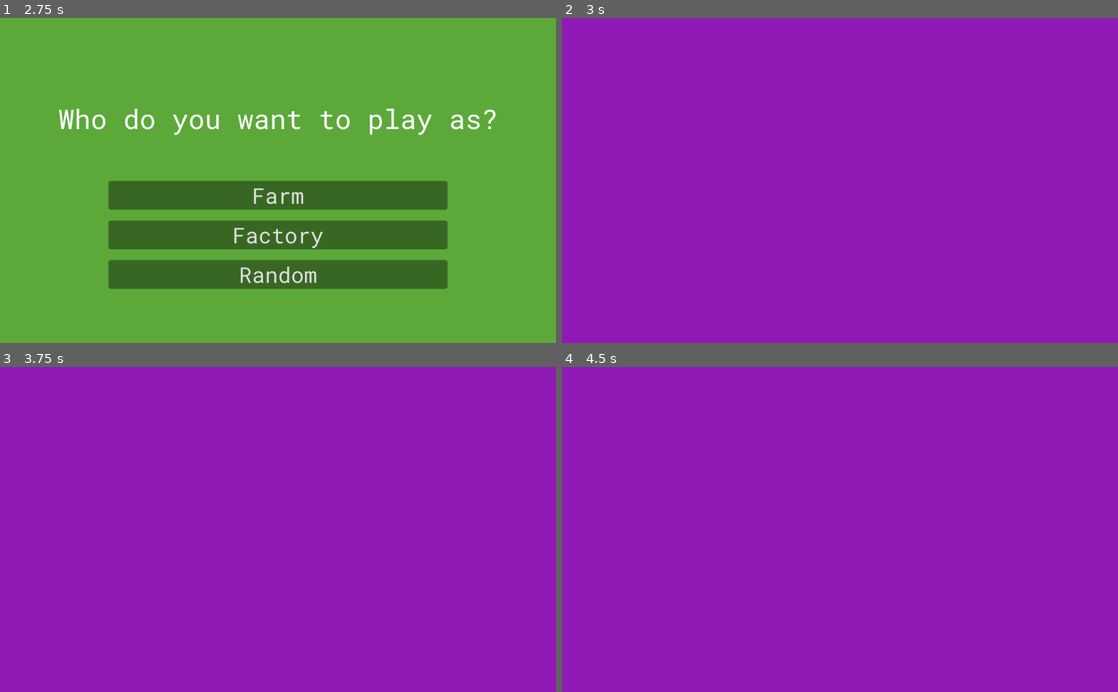
Above: before the commit, frames 1-4 (two rows, left to right).
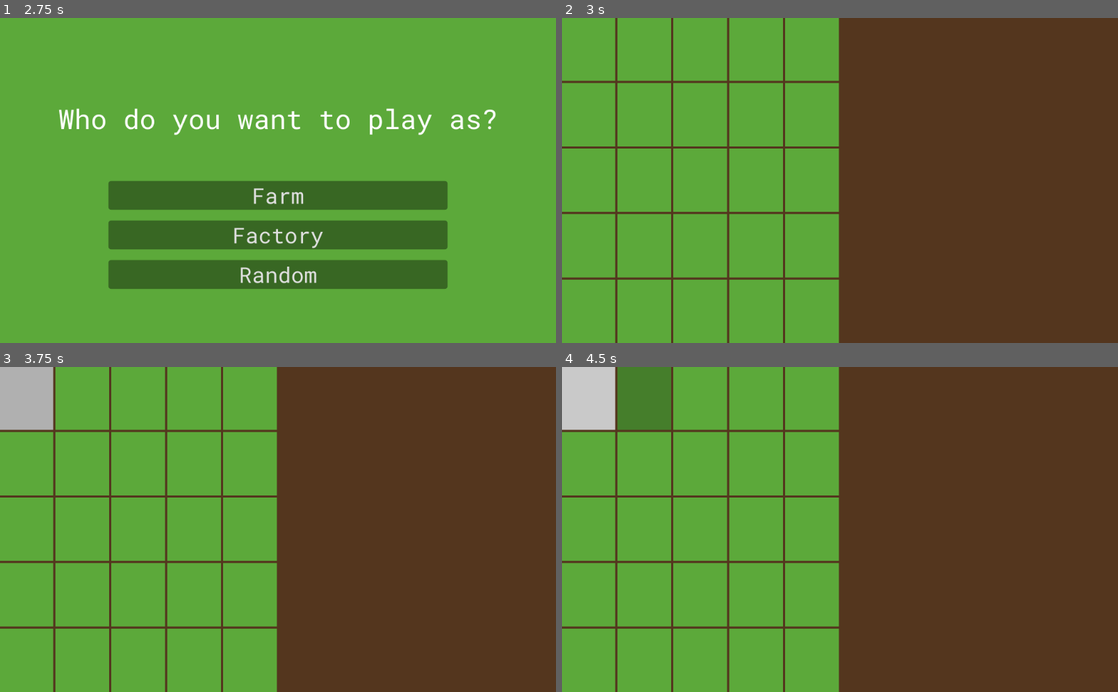
Above: after the commit, the same moments.

Repository: NicoleTomaszewski/GreenVsGreed
Game: Godot game, scene res://Scenes/Start Menu.tscn
Same seed, same stepped clock (60 frames per second), same inputs: the game is played once before the commit and once after it. The project has no main scene, so this scene is started directly.
Inputs (mouse positions are in pixels of both pictures, inside the frame that each line leads up to):
- Up to frame 1 (2.75 s): click "Create Game" at 0.5 s; click (278, 131) at 1.27 s; type "Alex" at 1.35 s; click (278, 216) at 1.5 s; type "12" at 1.58 s; click "Submit" at 2 s
- Up to frame 2 (3 s): click "Farm" at 2.75 s
- Up to frame 3 (3.75 s): click (27, 399) at 3.52 s
- Up to frame 4 (4.5 s): click (645, 399) at 4.27 s

Frame 1 is identical in both runs. In frame 2, 100% of the frame differs, in the area x 0-100%, y 0-100%; in frame 3, 100%; in frame 4, 100%.

Commit message:
beginnings of new tiles

Diff:
--- a/Scenes/Test Game.tscn
+++ b/Scenes/Test Game.tscn
@@ -1,8 +1,369 @@
-[gd_scene format=2]
+[gd_scene load_steps=5 format=2]
+
+[ext_resource path="res://Scripts/Test Game.gd" type="Script" id=1]
+
+[sub_resource type="StyleBoxFlat" id=1]
+bg_color = Color( 0.270588, 0.494118, 0.168627, 1 )
+
+[sub_resource type="StyleBoxFlat" id=2]
+bg_color = Color( 0.176471, 0.329412, 0.109804, 1 )
+
+[sub_resource type="StyleBoxFlat" id=3]
+bg_color = Color( 0.360784, 0.662745, 0.227451, 1 )
 
 [node name="Test Game" type="Node2D"]
-
-[node name="ColorRect" type="ColorRect" parent="."]
+script = ExtResource( 1 )
+
+[node name="ColorRect2" type="ColorRect" parent="."]
 margin_right = 1024.0
 margin_bottom = 600.0
-color = Color( 0.568627, 0.101961, 0.717647, 1 )
+color = Color( 0.329412, 0.211765, 0.117647, 1 )
+
+[node name="HBoxContainer" type="HBoxContainer" parent="."]
+margin_right = 1024.0
+margin_bottom = 600.0
+size_flags_horizontal = 3
+size_flags_vertical = 3
+
+[node name="Grid" type="VBoxContainer" parent="HBoxContainer"]
+margin_right = 510.0
+margin_bottom = 600.0
+size_flags_horizontal = 3
+size_flags_vertical = 3
+
+[node name="A 1-5" type="HBoxContainer" parent="HBoxContainer/Grid"]
+margin_right = 510.0
+margin_bottom = 116.0
+size_flags_horizontal = 3
+size_flags_vertical = 3
+
+[node name="A1" type="Button" parent="HBoxContainer/Grid/A 1-5"]
+margin_right = 98.0
+margin_bottom = 116.0
+focus_mode = 0
+size_flags_horizontal = 3
+size_flags_vertical = 3
+custom_styles/hover = SubResource( 1 )
+custom_styles/pressed = SubResource( 2 )
+custom_styles/normal = SubResource( 3 )
+
+[node name="A2" type="Button" parent="HBoxContainer/Grid/A 1-5"]
+margin_left = 102.0
+margin_right = 201.0
+margin_bottom = 116.0
+focus_mode = 0
+size_flags_horizontal = 3
+size_flags_vertical = 3
+custom_styles/hover = SubResource( 1 )
+custom_styles/pressed = SubResource( 2 )
+custom_styles/normal = SubResource( 3 )
+
+[node name="A3" type="Button" parent="HBoxContainer/Grid/A 1-5"]
+margin_left = 205.0
+margin_right = 304.0
+margin_bottom = 116.0
+focus_mode = 0
+size_flags_horizontal = 3
+size_flags_vertical = 3
+custom_styles/hover = SubResource( 1 )
+custom_styles/pressed = SubResource( 2 )
+custom_styles/normal = SubResource( 3 )
+
+[node name="A4" type="Button" parent="HBoxContainer/Grid/A 1-5"]
+margin_left = 308.0
+margin_right = 407.0
+margin_bottom = 116.0
+focus_mode = 0
+size_flags_horizontal = 3
+size_flags_vertical = 3
+custom_styles/hover = SubResource( 1 )
+custom_styles/pressed = SubResource( 2 )
+custom_styles/normal = SubResource( 3 )
+
+[node name="A5" type="Button" parent="HBoxContainer/Grid/A 1-5"]
+margin_left = 411.0
+margin_right = 510.0
+margin_bottom = 116.0
+focus_mode = 0
+size_flags_horizontal = 3
+size_flags_vertical = 3
+custom_styles/hover = SubResource( 1 )
+custom_styles/pressed = SubResource( 2 )
+custom_styles/normal = SubResource( 3 )
+
+[node name="B 1-5" type="HBoxContainer" parent="HBoxContainer/Grid"]
+margin_top = 120.0
+margin_right = 510.0
+margin_bottom = 237.0
+size_flags_horizontal = 3
+size_flags_vertical = 3
+
+[node name="B1" type="Button" parent="HBoxContainer/Grid/B 1-5"]
+margin_right = 98.0
+margin_bottom = 117.0
+focus_mode = 0
+size_flags_horizontal = 3
+size_flags_vertical = 3
+custom_styles/hover = SubResource( 1 )
+custom_styles/pressed = SubResource( 2 )
+custom_styles/normal = SubResource( 3 )
+
+[node name="B2" type="Button" parent="HBoxContainer/Grid/B 1-5"]
+margin_left = 102.0
+margin_right = 201.0
+margin_bottom = 117.0
+focus_mode = 0
+size_flags_horizontal = 3
+size_flags_vertical = 3
+custom_styles/hover = SubResource( 1 )
+custom_styles/pressed = SubResource( 2 )
+custom_styles/normal = SubResource( 3 )
+
+[node name="B3" type="Button" parent="HBoxContainer/Grid/B 1-5"]
+margin_left = 205.0
+margin_right = 304.0
+margin_bottom = 117.0
+focus_mode = 0
+size_flags_horizontal = 3
+size_flags_vertical = 3
+custom_styles/hover = SubResource( 1 )
+custom_styles/pressed = SubResource( 2 )
+custom_styles/normal = SubResource( 3 )
+
+[node name="B4" type="Button" parent="HBoxContainer/Grid/B 1-5"]
+margin_left = 308.0
+margin_right = 407.0
+margin_bottom = 117.0
+focus_mode = 0
+size_flags_horizontal = 3
+size_flags_vertical = 3
+custom_styles/hover = SubResource( 1 )
+custom_styles/pressed = SubResource( 2 )
+custom_styles/normal = SubResource( 3 )
+
+[node name="B5" type="Button" parent="HBoxContainer/Grid/B 1-5"]
+margin_left = 411.0
+margin_right = 510.0
+margin_bottom = 117.0
+focus_mode = 0
+size_flags_horizontal = 3
+size_flags_vertical = 3
+custom_styles/hover = SubResource( 1 )
+custom_styles/pressed = SubResource( 2 )
+custom_styles/normal = SubResource( 3 )
+
+[node name="C 1-5" type="HBoxContainer" parent="HBoxContainer/Grid"]
+margin_top = 241.0
+margin_right = 510.0
+margin_bottom = 358.0
+size_flags_horizontal = 3
+size_flags_vertical = 3
+
+[node name="C1" type="Button" parent="HBoxContainer/Grid/C 1-5"]
+margin_right = 98.0
+margin_bottom = 117.0
+focus_mode = 0
+size_flags_horizontal = 3
+size_flags_vertical = 3
+custom_styles/hover = SubResource( 1 )
+custom_styles/pressed = SubResource( 2 )
+custom_styles/normal = SubResource( 3 )
+
+[node name="C2" type="Button" parent="HBoxContainer/Grid/C 1-5"]
+margin_left = 102.0
+margin_right = 201.0
+margin_bottom = 117.0
+focus_mode = 0
+size_flags_horizontal = 3
+size_flags_vertical = 3
+custom_styles/hover = SubResource( 1 )
+custom_styles/pressed = SubResource( 2 )
+custom_styles/normal = SubResource( 3 )
+
+[node name="C3" type="Button" parent="HBoxContainer/Grid/C 1-5"]
+margin_left = 205.0
+margin_right = 304.0
+margin_bottom = 117.0
+focus_mode = 0
+size_flags_horizontal = 3
+size_flags_vertical = 3
+custom_styles/hover = SubResource( 1 )
+custom_styles/pressed = SubResource( 2 )
+custom_styles/normal = SubResource( 3 )
+
+[node name="C4" type="Button" parent="HBoxContainer/Grid/C 1-5"]
+margin_left = 308.0
+margin_right = 407.0
+margin_bottom = 117.0
+focus_mode = 0
+size_flags_horizontal = 3
+size_flags_vertical = 3
+custom_styles/hover = SubResource( 1 )
+custom_styles/pressed = SubResource( 2 )
+custom_styles/normal = SubResource( 3 )
+
+[node name="C5" type="Button" parent="HBoxContainer/Grid/C 1-5"]
+margin_left = 411.0
+margin_right = 510.0
+margin_bottom = 117.0
+focus_mode = 0
+size_flags_horizontal = 3
+size_flags_vertical = 3
+custom_styles/hover = SubResource( 1 )
+custom_styles/pressed = SubResource( 2 )
+custom_styles/normal = SubResource( 3 )
+
+[node name="D 1-5" type="HBoxContainer" parent="HBoxContainer/Grid"]
+margin_top = 362.0
+margin_right = 510.0
+margin_bottom = 479.0
+size_flags_horizontal = 3
+size_flags_vertical = 3
+
+[node name="D1" type="Button" parent="HBoxContainer/Grid/D 1-5"]
+margin_right = 98.0
+margin_bottom = 117.0
+focus_mode = 0
+size_flags_horizontal = 3
+size_flags_vertical = 3
+custom_styles/hover = SubResource( 1 )
+custom_styles/pressed = SubResource( 2 )
+custom_styles/normal = SubResource( 3 )
+
+[node name="D2" type="Button" parent="HBoxContainer/Grid/D 1-5"]
+margin_left = 102.0
+margin_right = 201.0
+margin_bottom = 117.0
+focus_mode = 0
+size_flags_horizontal = 3
+size_flags_vertical = 3
+custom_styles/hover = SubResource( 1 )
+custom_styles/pressed = SubResource( 2 )
+custom_styles/normal = SubResource( 3 )
+
+[node name="D3" type="Button" parent="HBoxContainer/Grid/D 1-5"]
+margin_left = 205.0
+margin_right = 304.0
+margin_bottom = 117.0
+focus_mode = 0
+size_flags_horizontal = 3
+size_flags_vertical = 3
+custom_styles/hover = SubResource( 1 )
+custom_styles/pressed = SubResource( 2 )
+custom_styles/normal = SubResource( 3 )
+
+[node name="D4" type="Button" parent="HBoxContainer/Grid/D 1-5"]
+margin_left = 308.0
+margin_right = 407.0
+margin_bottom = 117.0
+focus_mode = 0
+size_flags_horizontal = 3
+size_flags_vertical = 3
+custom_styles/hover = SubResource( 1 )
+custom_styles/pressed = SubResource( 2 )
+custom_styles/normal = SubResource( 3 )
+
+[node name="D5" type="Button" parent="HBoxContainer/Grid/D 1-5"]
+margin_left = 411.0
+margin_right = 510.0
+margin_bottom = 117.0
+focus_mode = 0
+size_flags_horizontal = 3
+size_flags_vertical = 3
+custom_styles/hover = SubResource( 1 )
+custom_styles/pressed = SubResource( 2 )
+custom_styles/normal = SubResource( 3 )
+
+[node name="E 1-5" type="HBoxContainer" parent="HBoxContainer/Grid"]
+margin_top = 483.0
+margin_right = 510.0
+margin_bottom = 600.0
+size_flags_horizontal = 3
+size_flags_vertical = 3
+
+[node name="E1" type="Button" parent="HBoxContainer/Grid/E 1-5"]
+margin_right = 98.0
+margin_bottom = 117.0
+focus_mode = 0
+size_flags_horizontal = 3
+size_flags_vertical = 3
+custom_styles/hover = SubResource( 1 )
+custom_styles/pressed = SubResource( 2 )
+custom_styles/normal = SubResource( 3 )
+
+[node name="E2" type="Button" parent="HBoxContainer/Grid/E 1-5"]
+margin_left = 102.0
+margin_right = 201.0
+margin_bottom = 117.0
+focus_mode = 0
+size_flags_horizontal = 3
+size_flags_vertical = 3
+custom_styles/hover = SubResource( 1 )
+custom_styles/pressed = SubResource( 2 )
+custom_styles/normal = SubResource( 3 )
+
+[node name="E3" type="Button" parent="HBoxContainer/Grid/E 1-5"]
+margin_left = 205.0
+margin_right = 304.0
+margin_bottom = 117.0
+focus_mode = 0
+size_flags_horizontal = 3
+size_flags_vertical = 3
+custom_styles/hover = SubResource( 1 )
+custom_styles/pressed = SubResource( 2 )
+custom_styles/normal = SubResource( 3 )
+
+[node name="E4" type="Button" parent="HBoxContainer/Grid/E 1-5"]
+margin_left = 308.0
+margin_right = 407.0
+margin_bottom = 117.0
+focus_mode = 0
+size_flags_horizontal = 3
+size_flags_vertical = 3
+custom_styles/hover = SubResource( 1 )
+custom_styles/pressed = SubResource( 2 )
+custom_styles/normal = SubResource( 3 )
+
+[node name="E5" type="Button" parent="HBoxContainer/Grid/E 1-5"]
+margin_left = 411.0
+margin_right = 510.0
+margin_bottom = 117.0
+focus_mode = 0
+size_flags_horizontal = 3
+size_flags_vertical = 3
+custom_styles/hover = SubResource( 1 )
+custom_styles/pressed = SubResource( 2 )
+custom_styles/normal = SubResource( 3 )
+
+[node name="UI" type="VBoxContainer" parent="HBoxContainer"]
+margin_left = 514.0
+margin_right = 1024.0
+margin_bottom = 600.0
+size_flags_horizontal = 3
+size_flags_vertical = 3
+
+[connection signal="button_up" from="HBoxContainer/Grid/A 1-5/A1" to="." method="_on_A1_button_up"]
+[connection signal="button_up" from="HBoxContainer/Grid/A 1-5/A2" to="." method="_on_A2_button_up"]
+[connection signal="button_up" from="HBoxContainer/Grid/A 1-5/A3" to="." method="_on_A3_button_up"]
+[connection signal="button_up" from="HBoxContainer/Grid/A 1-5/A4" to="." method="_on_A4_button_up"]
+[connection signal="button_up" from="HBoxContainer/Grid/A 1-5/A5" to="." method="_on_A5_button_up"]
+[connection signal="button_up" from="HBoxContainer/Grid/B 1-5/B1" to="." method="_on_B1_button_up"]
+[connection signal="button_up" from="HBoxContainer/Grid/B 1-5/B2" to="." method="_on_B2_button_up"]
+[connection signal="button_up" from="HBoxContainer/Grid/B 1-5/B3" to="." method="_on_B3_button_up"]
+[connection signal="button_up" from="HBoxContainer/Grid/B 1-5/B4" to="." method="_on_B4_button_up"]
+[connection signal="button_up" from="HBoxContainer/Grid/B 1-5/B5" to="." method="_on_B5_button_up"]
+[connection signal="button_up" from="HBoxContainer/Grid/C 1-5/C1" to="." method="_on_C1_button_up"]
+[connection signal="button_up" from="HBoxContainer/Grid/C 1-5/C2" to="." method="_on_C2_button_up"]
+[connection signal="button_up" from="HBoxContainer/Grid/C 1-5/C3" to="." method="_on_C3_button_up"]
+[connection signal="button_up" from="HBoxContainer/Grid/C 1-5/C4" to="." method="_on_C4_button_up"]
+[connection signal="button_up" from="HBoxContainer/Grid/C 1-5/C5" to="." method="_on_C5_button_up"]
+[connection signal="button_up" from="HBoxContainer/Grid/D 1-5/D1" to="." method="_on_D1_button_up"]
+[connection signal="button_up" from="HBoxContainer/Grid/D 1-5/D2" to="." method="_on_D2_button_up"]
+[connection signal="button_up" from="HBoxContainer/Grid/D 1-5/D3" to="." method="_on_D3_button_up"]
+[connection signal="button_up" from="HBoxContainer/Grid/D 1-5/D4" to="." method="_on_D4_button_up"]
+[connection signal="button_up" from="HBoxContainer/Grid/D 1-5/D5" to="." method="_on_D5_button_up"]
+[connection signal="button_up" from="HBoxContainer/Grid/E 1-5/E1" to="." method="_on_E1_button_up"]
+[connection signal="button_up" from="HBoxContainer/Grid/E 1-5/E2" to="." method="_on_E2_button_up"]
+[connection signal="button_up" from="HBoxContainer/Grid/E 1-5/E3" to="." method="_on_E3_button_up"]
+[connection signal="button_up" from="HBoxContainer/Grid/E 1-5/E4" to="." method="_on_E4_button_up"]
+[connection signal="button_up" from="HBoxContainer/Grid/E 1-5/E5" to="." method="_on_E5_button_up"]
--- /dev/null
+++ b/Scripts/Test Game.gd
@@ -0,0 +1,87 @@
+extends Node2D
+
+func _on_A1_button_up():
+
+	var box1 = StyleBoxFlat.new()
+	box1.bg_color = Color(0.79, 0.79, 0.79, 1)
+	$"HBoxContainer/Grid/A 1-5/A1".set("custom_styles/normal", box1)
+
+	var box2 = StyleBoxFlat.new()
+	box2.bg_color = Color(0.69, 0.69, 0.69, 1)
+	$"HBoxContainer/Grid/A 1-5/A1".set("custom_styles/hover", box2)
+
+	var box3 = StyleBoxFlat.new()
+	box3.bg_color = Color(0.59, 0.59, 0.59, 1)
+	$"HBoxContainer/Grid/A 1-5/A1".set("custom_styles/pressed", box3)
+
+
+#func _on_A2_button_up():
+#
+#
+#func _on_A3_button_up():
+#
+#
+#func _on_A4_button_up():
+#
+#
+#func _on_A5_button_up():
+#
+#
+#func _on_B1_button_up():
+#
+#
+#func _on_B2_button_up():
+#
+#
+#func _on_B3_button_up():
+#
+#
+#func _on_B4_button_up():
+#
+#
+#func _on_B5_button_up():
+#
+#
+#func _on_C1_button_up():
+#
+#
+#func _on_C2_button_up():
+#
+#
+#func _on_C3_button_up():
+#
+#
+#func _on_C4_button_up():
+#
+#
+#func _on_C5_button_up():
+#
+#
+#func _on_D1_button_up():
+#
+#
+#func _on_D2_button_up():
+#
+#
+#func _on_D3_button_up():
+#
+#
+#func _on_D4_button_up():
+#
+#
+#func _on_D5_button_up():
+#
+#
+#func _on_E1_button_up():
+#
+#
+#func _on_E2_button_up():
+#
+#
+#func _on_E3_button_up():
+#
+#
+#func _on_E4_button_up():
+#
+#
+#func _on_E5_button_up():
